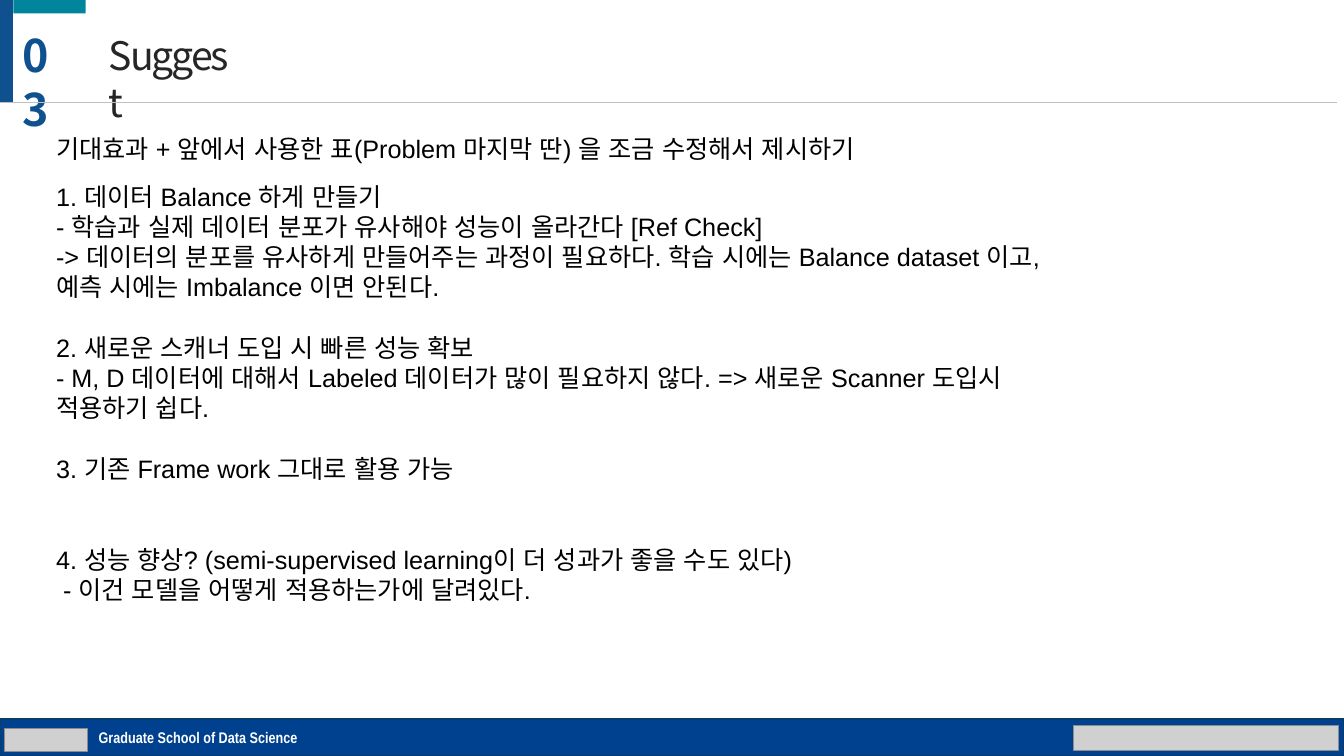
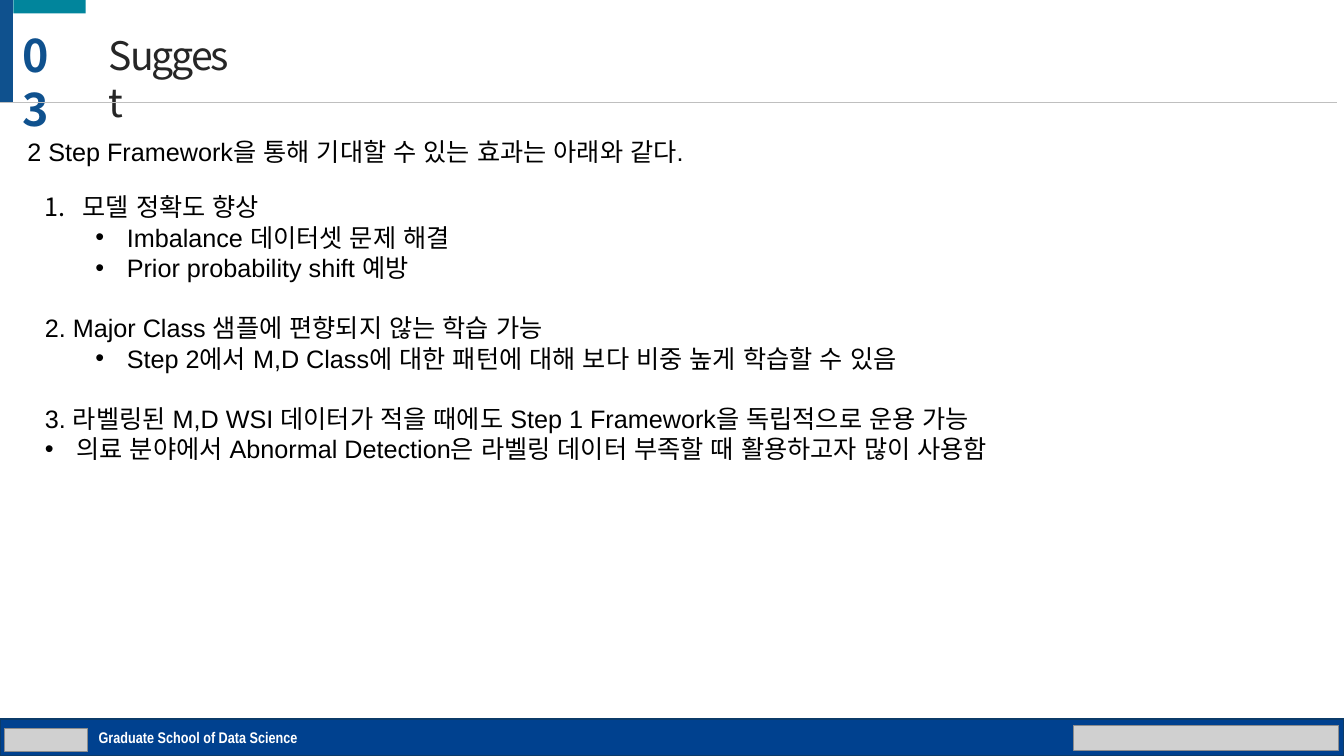
Before and after one commit to gusrn0505/TIL, a slide deck: slide 20 of 씨젠/발표 자료(다듬는 중).pptx (slide 21 before the commit). Drawn at 1344x756 pixels with LibreOffice and Linux fonts; fonts in the diff are those of the drawing; grey boxes stand for pictures. Boxes give left, top, right and bottom in pixels: in the first picture for what was removed or moved away, otherwise in the second. Text is boxed around its words. In the diff, an @@ line names an element or a change of style, - is before the commit and + after.

Commit message:
발표 자료 수정 완료!

```diff
--- a/씨젠/발표 자료(다듬는 중).pptx
+++ b/씨젠/발표 자료(다듬는 중).pptx
@@ text at (27, 140, 683, 166): text changed @@
-기대효과 + 앞에서 사용한 표(Problem 마지막 딴) 을 조금 수정해서 제시하기
+2 Step Framework을 통해 기대할 수 있는 효과는 아래와 같다.
@@ text at (45, 195, 988, 460): text changed @@
-1. 데이터 Balance 하게 만들기
-- 학습과 실제 데이터 분포가 유사해야 성능이 올라간다 [Ref Check]
--> 데이터의 분포를 유사하게 만들어주는 과정이 필요하다. 학습 시에는 Balance dataset 이고, 예측 시에는 Imbalance 이면 안된다.
-2. 새로운 스캐너 도입 시 빠른 성능 확보
-- M, D 데이터에 대해서 Labeled 데이터가 많이 필요하지 않다. => 새로운 Scanner 도입시 적용하기 쉽다.
-3. 기존 Frame work 그대로 활용 가능
-4. 성능 향상? (semi-supervised learning이 더 성과가 좋을 수도 있다)
-- 이건 모델을 어떻게 적용하는가에 달려있다.
+1. 모델 정확도 향상
+  • Imbalance 데이터셋 문제 해결
+  • Prior probability shift 예방
+2. Major Class 샘플에 편향되지 않는 학습 가능
+  • Step 2에서 M,D Class에 대한 패턴에 대해 보다 비중 높게 학습할 수 있음
+3. 라벨링된 M,D WSI 데이터가 적을 때에도 Step 1 Framework을 독립적으로 운용 가능
+• 의료 분야에서 Abnormal Detection은 라벨링 데이터 부족할 때 활용하고자 많이 사용함
```
Also in this commit, not shown: 9 other slides changed, 2 slides added, 3 slides removed, 1 other file.
